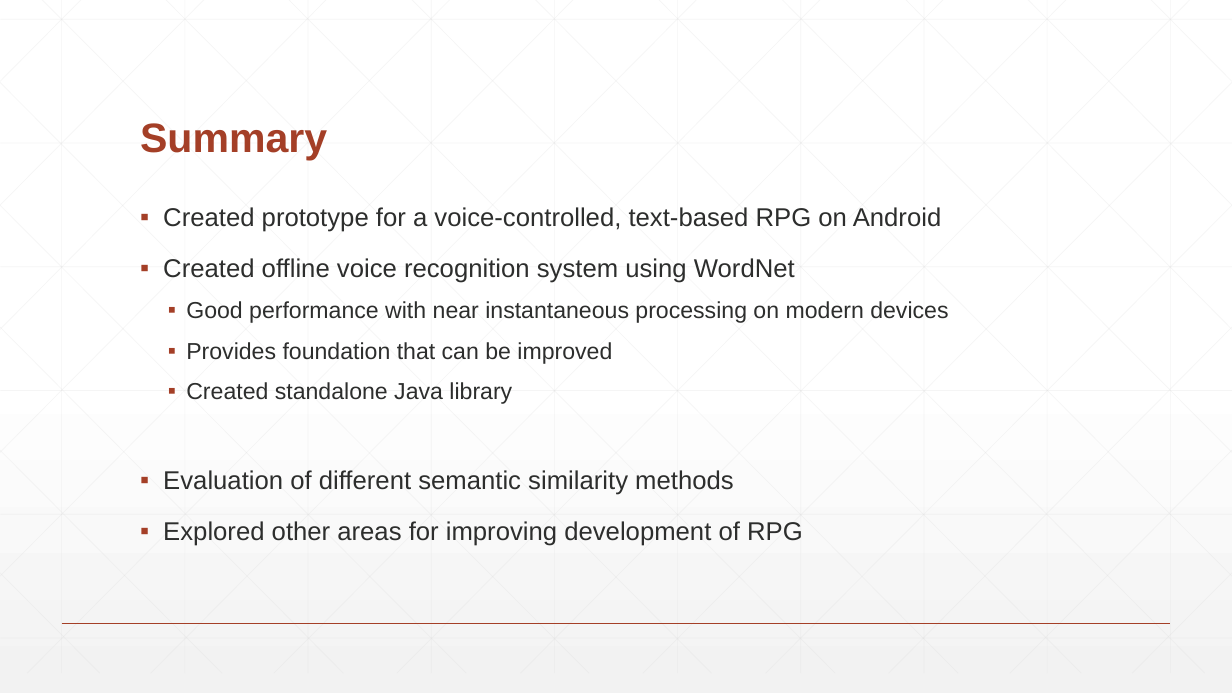
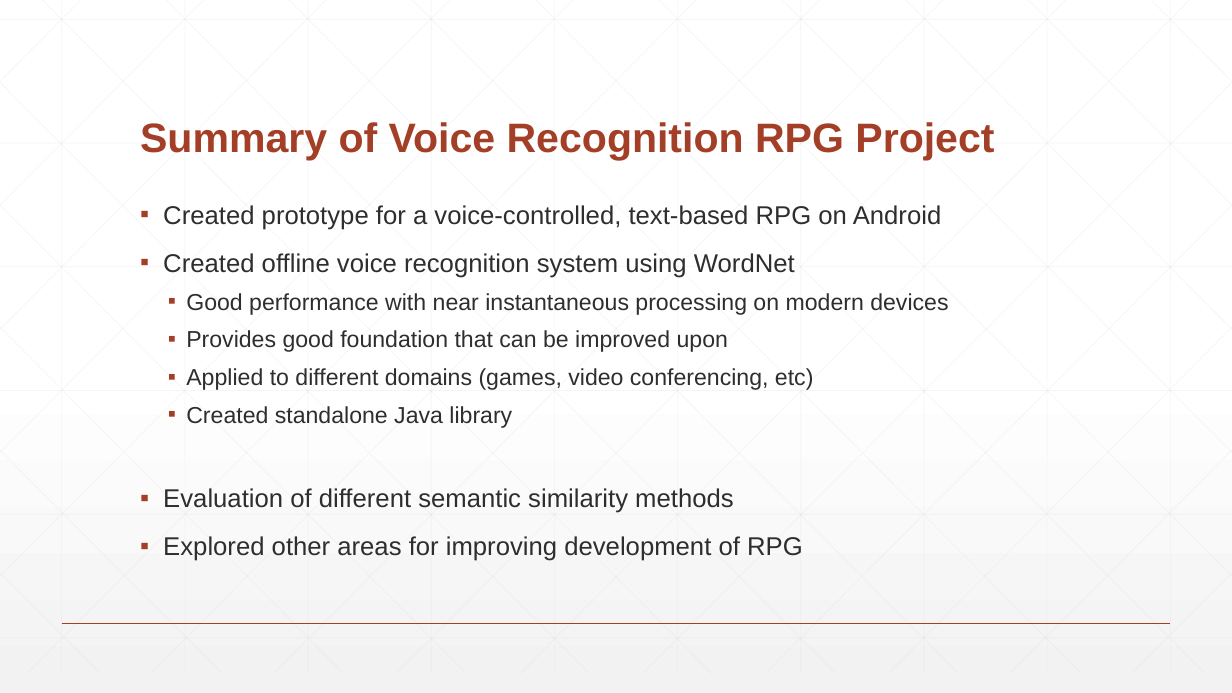
Before and after one commit to BaronKhan/VoiceRecognitionRPG, a slide deck: slide 26 of presentation/presentation.pptx (slide 25 before the commit). Drawn at 1232x693 pixels with LibreOffice and Linux fonts; fonts in the diff are those of the drawing. Boxes give left, top, right and bottom in pixels: in the first picture for what was removed or moved away, otherwise in the second. Text is boxed around its words. In the diff, an @@ line names an element or a change of style, - is before the commit and + after.

Commit message:
Update presentation

```diff
--- a/presentation/presentation.pptx
+++ b/presentation/presentation.pptx
@@ title at <box>140,122,994,161</box>: text changed @@
-Summary
+Summary of Voice Recognition RPG Project
@@ text at <box>163,205,948,561</box>: line spacing 0.9 to 0.8 @@
@@ text at <box>186,330,813,390</box>: text changed @@
-  ▪ Provides foundation that can be improved
+  ▪ Provides good foundation that can be improved upon
+  ▪ Applied to different domains (games, video conferencing, etc)
```
Also in this commit, not shown: 6 other slides changed, 10 slides added, 3 other files.
